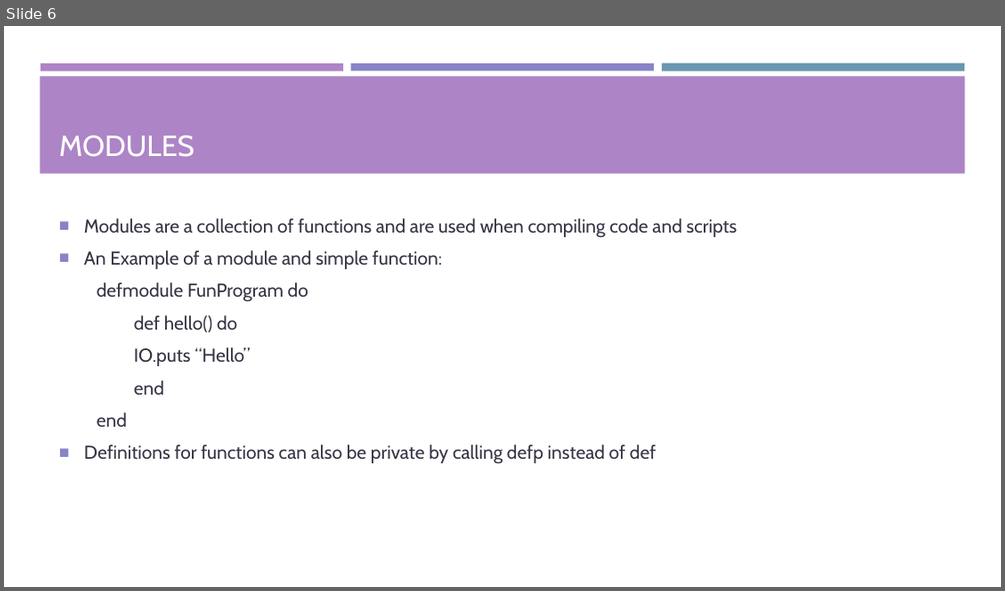
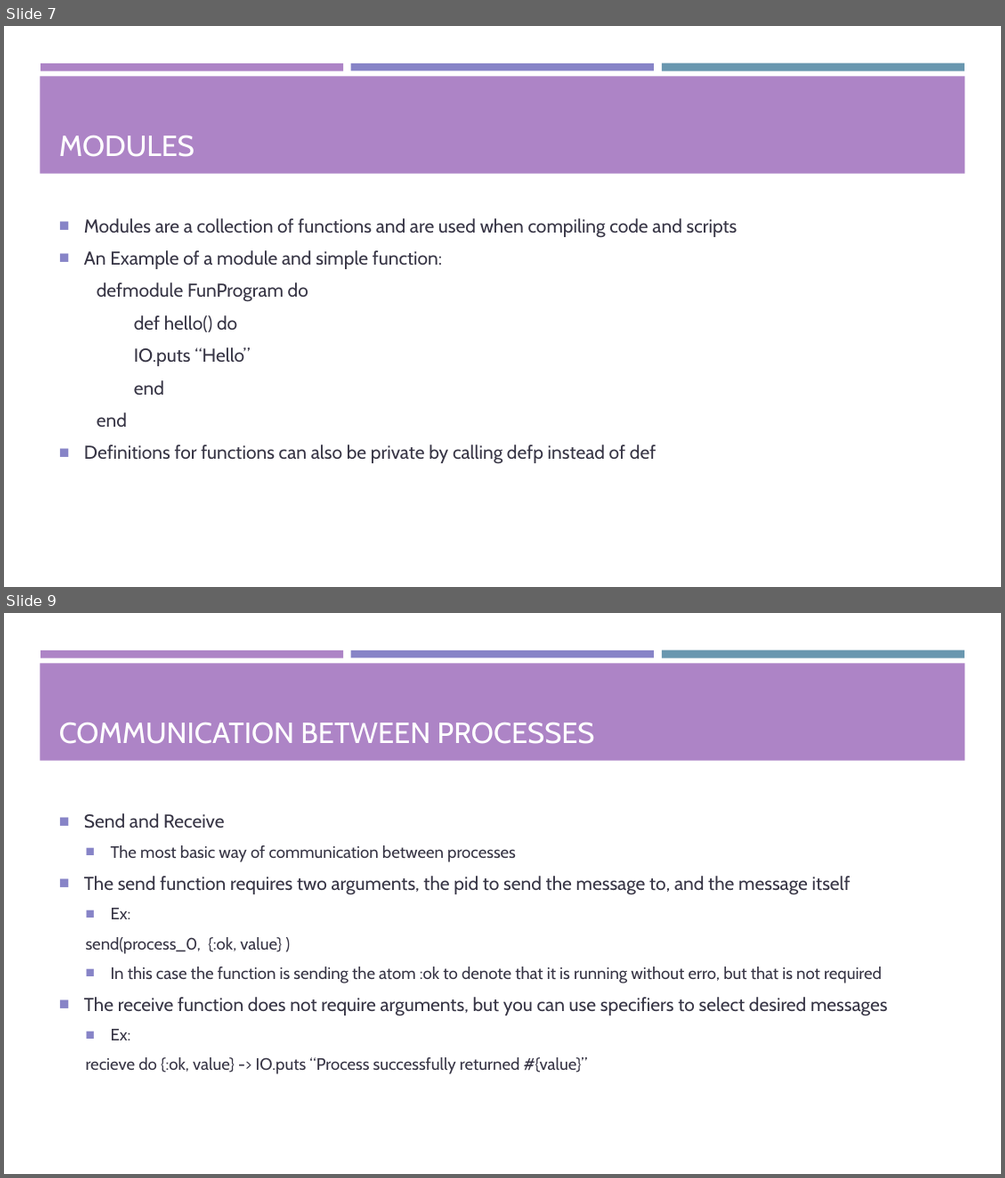
Before and after one commit to Tyl13/CS1645-Project, a slide deck: Presentation.pptx. Shown one above the other, each under a label of ours: slide 6 before the commit, slides 7 and 9 after it; the slides between them are not shown. The pictures are 1005x591 and 1005x1178 pixels, drawn with LibreOffice and Linux fonts; fonts in the diff are those of the drawing. Boxes give left, top, right and bottom in pixels: in the first picture for what was removed or moved away, otherwise in the second. Text is boxed around its words. In the diff, an @@ line names an element or a change of style, - is before the commit and + after.

```diff
--- a/Presentation.pptx
+++ b/Presentation.pptx
@@ slide 9 added at (x1=4, y1=613, x2=1001, y2=1174), background #FFFFFF; not listed: 4 template elements that a slide beside it also shows @@
@@ title added at (x1=59, y1=722, x2=595, y2=744), 28 pt, text #FFFFFF @@
+COMMUNICATION BETWEEN PROCESSES
@@ text added at (x1=84, y1=813, x2=888, y2=1074), 16 pt, text #373545 @@
+■ Send and Receive
+  ■ The most basic way of communication between processes
+■ The send function requires two arguments, the pid to send the message to, and the message itself
+  ■ Ex:
+  send(process_0, {:ok, value} )
+  ■ In this case the function is sending the atom :ok to denote that it is running without erro, but that is not required
+■ The receive function does not require arguments, but you can use specifiers to select desired messages
+  ■ Ex:
+  recieve do {:ok, value} -> IO.puts “Process successfully returned #{value}”
@@ what was slide 6 is now slide 7 @@
```
Also in this commit, not shown: 6 slides changed, 11 other slides added, 1 slide removed.
